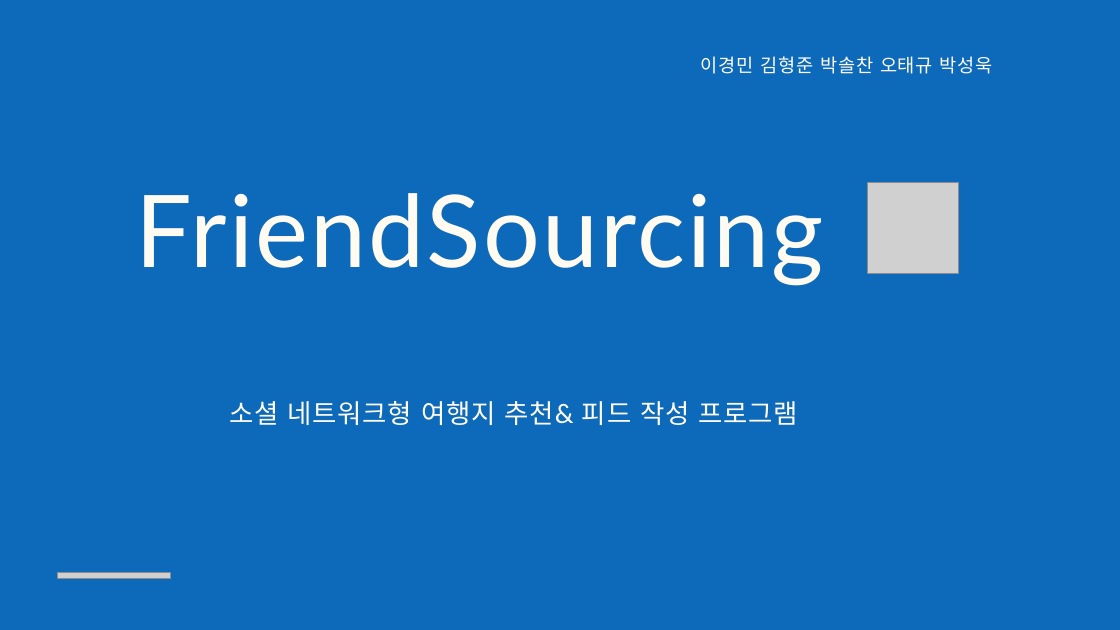
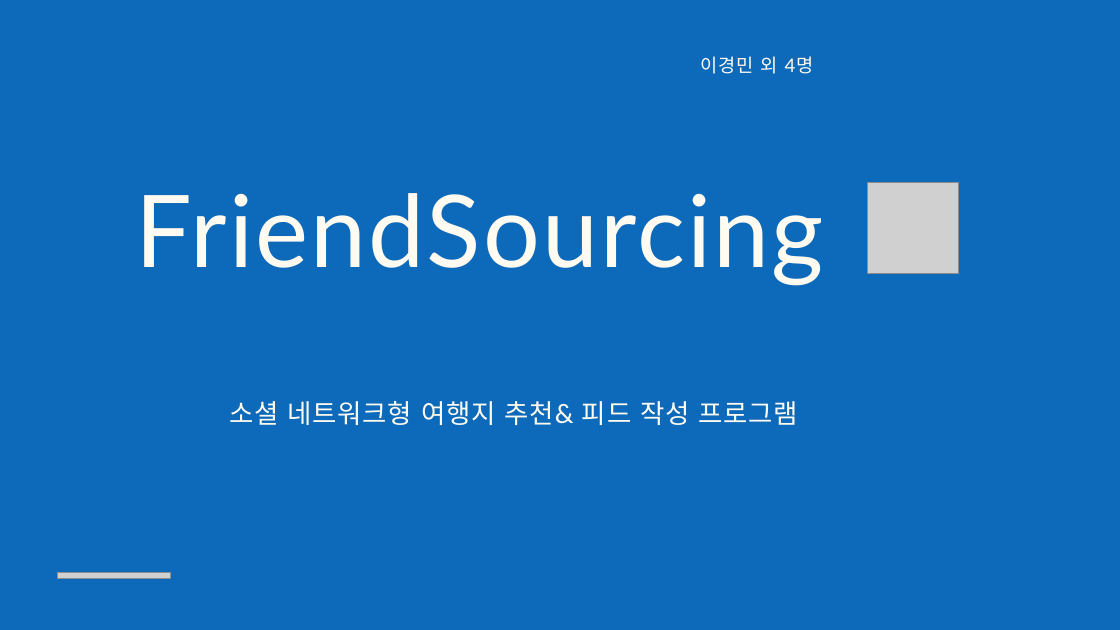
Before and after one commit to BusanHugj/FriendSourcing, a slide deck: slide 1 of 설명.pptx. Drawn at 1120x630 pixels with LibreOffice and Linux fonts; fonts in the diff are those of the drawing; grey boxes stand for pictures; background and template pictures are left out. Boxes give left, top, right and bottom in pixels: in the first picture for what was removed or moved away, otherwise in the second. Text is boxed around its words. In the diff, an @@ line names an element or a change of style, - is before the commit and + after.

```diff
--- a/설명.pptx
+++ b/설명.pptx
@@ text at (701,56,814,74): text changed @@
-이경민 김형준 박솔찬 오태규 박성욱
+이경민 외 4명
```
Also in this commit, not shown: 2 other files.
